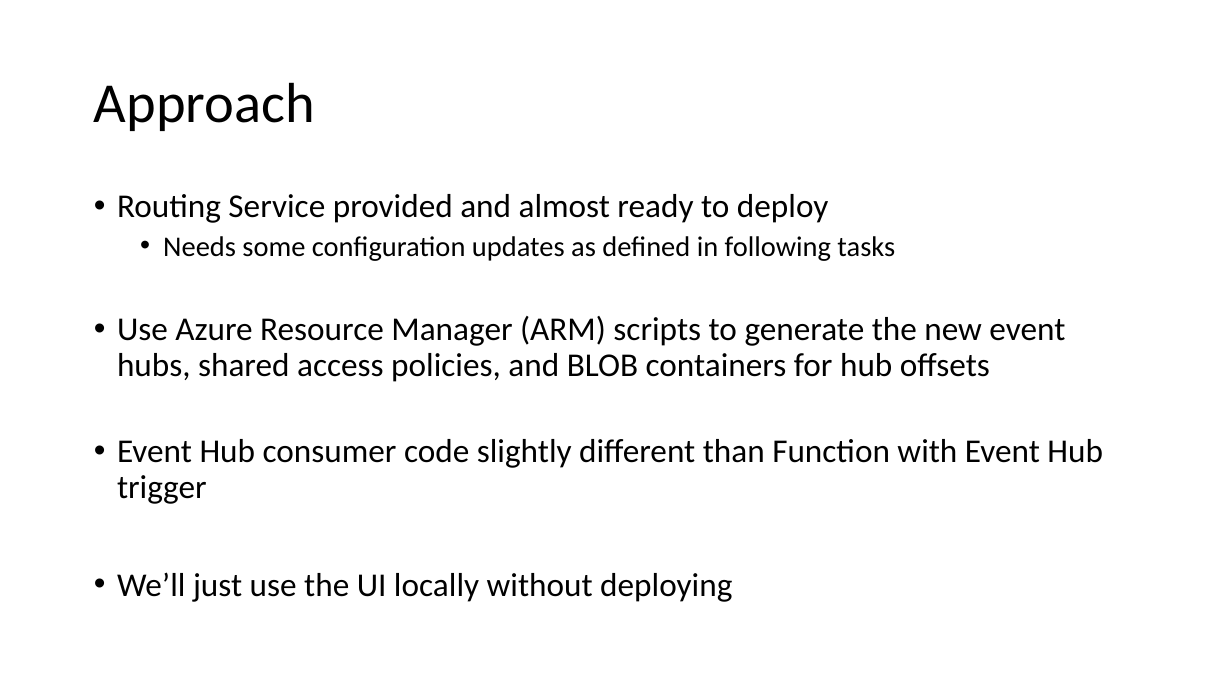
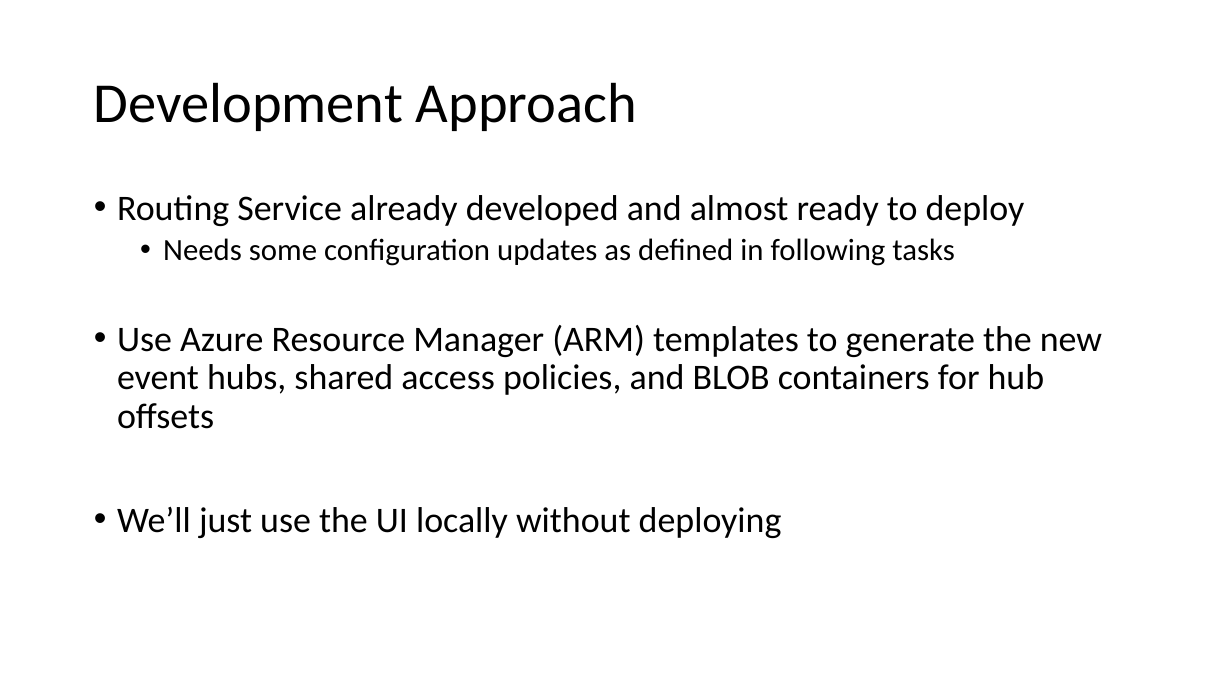
Before and after one commit to scottctr/EdaWorkshop, a slide deck: slide 7 of BusinessLogic/Docs/EdaWorkshop_Sprint3.pptx. Drawn at 1232x693 pixels with LibreOffice and Linux fonts; fonts in the diff are those of the drawing. Boxes give left, top, right and bottom in pixels: in the first picture for what was removed or moved away, otherwise in the second. Text is boxed around its words. In the diff, an @@ line names an element or a change of style, - is before the commit and + after.

```diff
--- a/BusinessLogic/Docs/EdaWorkshop_Sprint3.pptx
+++ b/BusinessLogic/Docs/EdaWorkshop_Sprint3.pptx
@@ title at (x1=94, y1=82, x2=637, y2=131): text changed @@
-Approach
+Development Approach
@@ text at (x1=117, y1=195, x2=1025, y2=226): text changed; size 25.9 to 28 pt @@
-• Routing Service provided and almost ready to deploy
+• Routing Service already developed and almost ready to deploy
@@ text at (x1=117, y1=238, x2=954, y2=538): size 22.2 to 24 pt in "Needs some configuration updates as defined in ..."; size 25.9 to 28 pt in "We’ll just use the UI locally without ..." @@
@@ text at (x1=117, y1=325, x2=1102, y2=429): text changed; size 25.9 to 28 pt @@
-• Use Azure Resource Manager (ARM) scripts to generate the new event hubs, shared access policies, and BLOB containers for hub offsets
-• Event Hub consumer code slightly different than Function with Event Hub trigger
+• Use Azure Resource Manager (ARM) templates to generate the new event hubs, shared access policies, and BLOB containers for hub offsets
```
Also in this commit, not shown: 9 other slides changed, 1 slide added, 3 other files.
